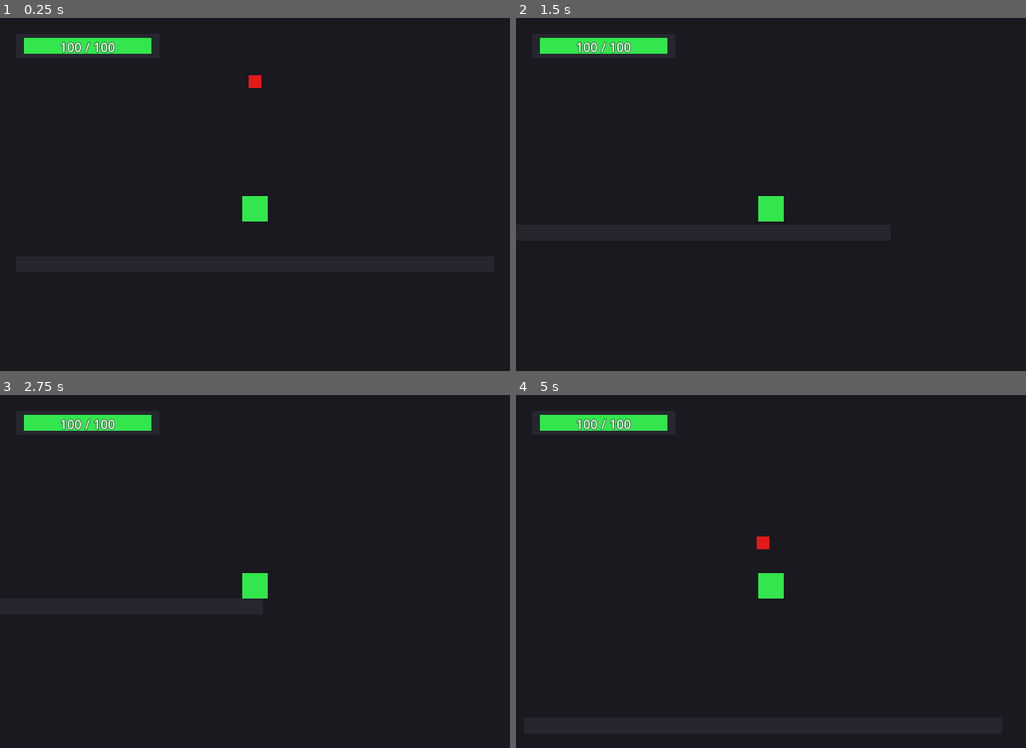
Above: before the commit, frames 1-4 (two rows, left to right).
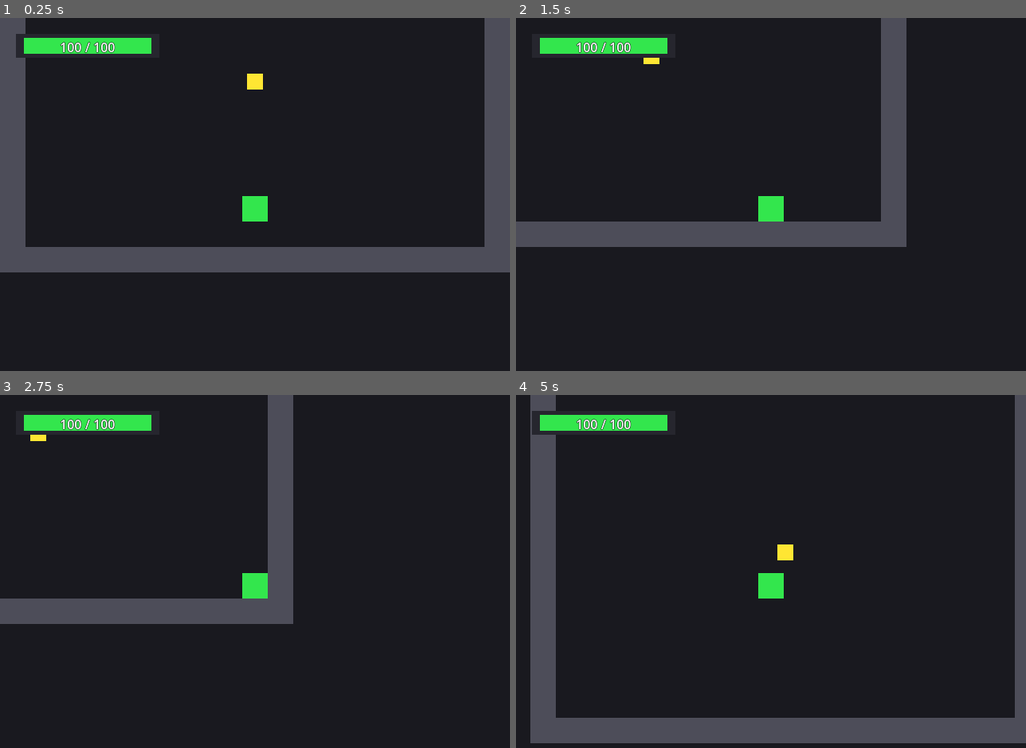
Above: after the commit, the same moments.

Repository: n8Develop/GODMACHINE
Game: Godot game, scene res://scenes/main.tscn
Two runs of this game, one before a commit and one after it. Both use one fixed random seed, a clock stepped at 60 frames per second and the inputs below.
Inputs:
- Up to frame 1 (0.25 s): no input
- Up to frame 2 (1.5 s): tap Enter at 0.5 s; hold D (move_right) 0.53-1.28 s; hold S (move_down) from 1.28 s (still down)
- Up to frame 3 (2.75 s): tap Space at 2 s; release S (move_down) at 2.03 s; hold D (move_right) from 2.03 s (still down)
- Up to frame 4 (5 s): release D (move_right) at 2.78 s; hold W (move_up) 2.78-3.53 s; hold A (move_left) from 3.53 s (still down)

The runs differ from the first frame. In frame 1, 14% of the frame differs, in the area x 0-100%, y 0-73%; in frame 2, 8.5%; in frame 3, 7.1%; in frame 4, 13%.
Error in both runs: Invalid access to property or key 'max_health_changed' on a base object of type 'Node (HealthComponent)'. (res://scripts/ui_health_bar.gd:17)

Commit message:
Cycle 11: add key_pickup_only

Diff:
--- /dev/null
+++ b/game/scenes/pickup_key.tscn
@@ -0,0 +1,21 @@
+[gd_scene load_steps=3 format=3]
+
+[ext_resource type="Script" path="res://scripts/pickup_key.gd" id="1"]
+
+[sub_resource type="CircleShape2D" id="CircleShape2D_key"]
+radius = 12.0
+
+[node name="PickupKey" type="Area2D"]
+collision_layer = 0
+collision_mask = 2
+script = ExtResource("1")
+
+[node name="ColorRect" type="ColorRect" parent="."]
+offset_left = -10.0
+offset_top = -10.0
+offset_right = 10.0
+offset_bottom = 10.0
+color = Color(1, 0.9, 0.2, 1)
+
+[node name="CollisionShape2D" type="CollisionShape2D" parent="."]
+shape = SubResource("CircleShape2D_key")
--- a/game/scenes/room_start.tscn
+++ b/game/scenes/room_start.tscn
@@ -1,35 +1,72 @@
 [gd_scene load_steps=3 format=3]
 
 [ext_resource type="Script" path="res://scripts/room_base.gd" id="1"]
-[ext_resource type="PackedScene" path="res://scenes/pickup_health.tscn" id="2"]
-
-[sub_resource type="RectangleShape2D" id="RectangleShape2D_floor"]
-size = Vector2(600, 20)
+[ext_resource type="PackedScene" path="res://scenes/pickup_key.tscn" id="2"]
 
 [node name="RoomStart" type="Node2D"]
 script = ExtResource("1")
-room_id = "start"
+room_id = "room_start"
 
-[node name="Walls" type="StaticBody2D" parent="."]
+[node name="Walls" type="Node2D" parent="."]
+
+[node name="WallTop" type="StaticBody2D" parent="Walls"]
 collision_layer = 1
-collision_mask = 0
 
-[node name="Floor" type="CollisionShape2D" parent="Walls"]
-position = Vector2(320, 470)
-shape = SubResource("RectangleShape2D_floor")
+[node name="ColorRect" type="ColorRect" parent="Walls/WallTop"]
+offset_left = 0.0
+offset_top = 0.0
+offset_right = 640.0
+offset_bottom = 32.0
+color = Color(0.3, 0.3, 0.35, 1)
 
-[node name="FloorVisual" type="ColorRect" parent="Walls/Floor"]
-offset_left = -300.0
-offset_top = -10.0
-offset_right = 300.0
-offset_bottom = 10.0
-color = Color(0.15, 0.15, 0.18, 1)
+[node name="CollisionPolygon2D" type="CollisionPolygon2D" parent="Walls/WallTop"]
+polygon = PackedVector2Array(0, 0, 640, 0, 640, 32, 0, 32)
+
+[node name="WallBottom" type="StaticBody2D" parent="Walls"]
+collision_layer = 1
+
+[node name="ColorRect" type="ColorRect" parent="Walls/WallBottom"]
+offset_left = 0.0
+offset_top = 448.0
+offset_right = 640.0
+offset_bottom = 480.0
+color = Color(0.3, 0.3, 0.35, 1)
+
+[node name="CollisionPolygon2D" type="CollisionPolygon2D" parent="Walls/WallBottom"]
+polygon = PackedVector2Array(0, 448, 640, 448, 640, 480, 0, 480)
+
+[node name="WallLeft" type="StaticBody2D" parent="Walls"]
+collision_layer = 1
+
+[node name="ColorRect" type="ColorRect" parent="Walls/WallLeft"]
+offset_left = 0.0
+offset_top = 32.0
+offset_right = 32.0
+offset_bottom = 448.0
+color = Color(0.3, 0.3, 0.35, 1)
+
+[node name="CollisionPolygon2D" type="CollisionPolygon2D" parent="Walls/WallLeft"]
+polygon = PackedVector2Array(0, 32, 32, 32, 32, 448, 0, 448)
+
+[node name="WallRight" type="StaticBody2D" parent="Walls"]
+collision_layer = 1
+
+[node name="ColorRect" type="ColorRect" parent="Walls/WallRight"]
+offset_left = 608.0
+offset_top = 32.0
+offset_right = 640.0
+offset_bottom = 448.0
+color = Color(0.3, 0.3, 0.35, 1)
+
+[node name="CollisionPolygon2D" type="CollisionPolygon2D" parent="Walls/WallRight"]
+polygon = PackedVector2Array(608, 32, 640, 32, 640, 448, 608, 448)
+
+[node name="Doors" type="Node2D" parent="."]
+
+[node name="Enemies" type="Node2D" parent="."]
 
 [node name="Pickups" type="Node2D" parent="."]
 
-[node name="Pickup1" parent="Pickups" instance=ExtResource("2")]
+[node name="Key1" parent="Pickups" instance=ExtResource("2")]
 position = Vector2(320, 240)
-
-[node name="Enemies" type="Node2D" parent="."]
-
-[node name="Doors" type="Node2D" parent="."]
+key_id = "key_01"
--- /dev/null
+++ b/game/scripts/pickup_key.gd
@@ -0,0 +1,20 @@
+extends Area2D
+
+@export var key_id: String = "key_01"
+
+func _ready() -> void:
+	add_to_group("pickups")
+	body_entered.connect(_on_body_entered)
+
+func _on_body_entered(body: Node2D) -> void:
+	if body.is_in_group("player"):
+		# Add key to player's inventory (we'll track it as metadata)
+		if not body.has_meta("keys"):
+			body.set_meta("keys", [])
+
+		var keys: Array = body.get_meta("keys")
+		if not keys.has(key_id):
+			keys.append(key_id)
+			body.set_meta("keys", keys)
+			print("GODMACHINE: Key acquired: ", key_id)
+			queue_free()
Not shown, changed: lore/cycle_log.xml
Not shown, changed: lore/learnings.md
Not shown, changed: lore/world_state.xml
